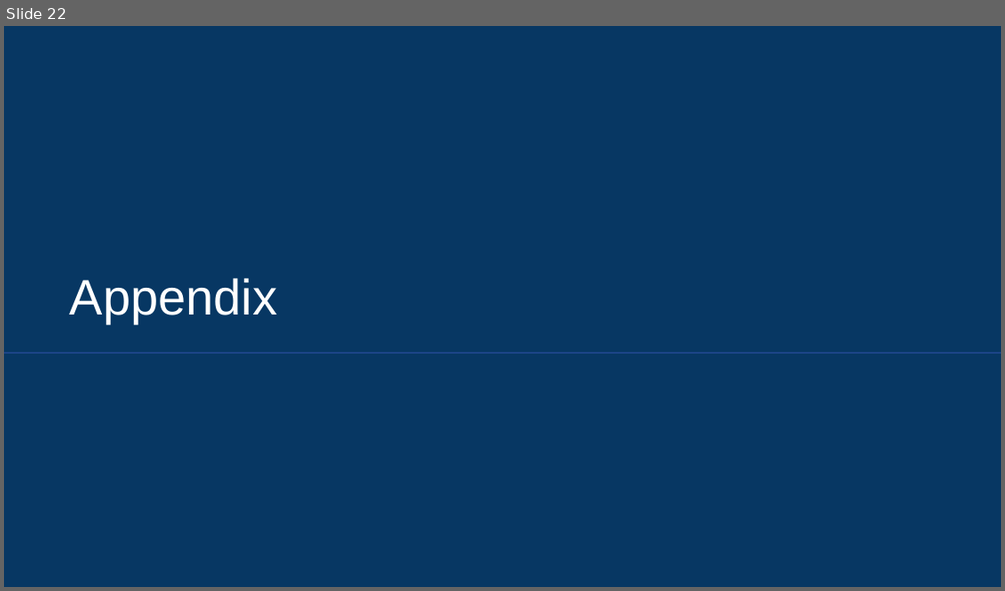
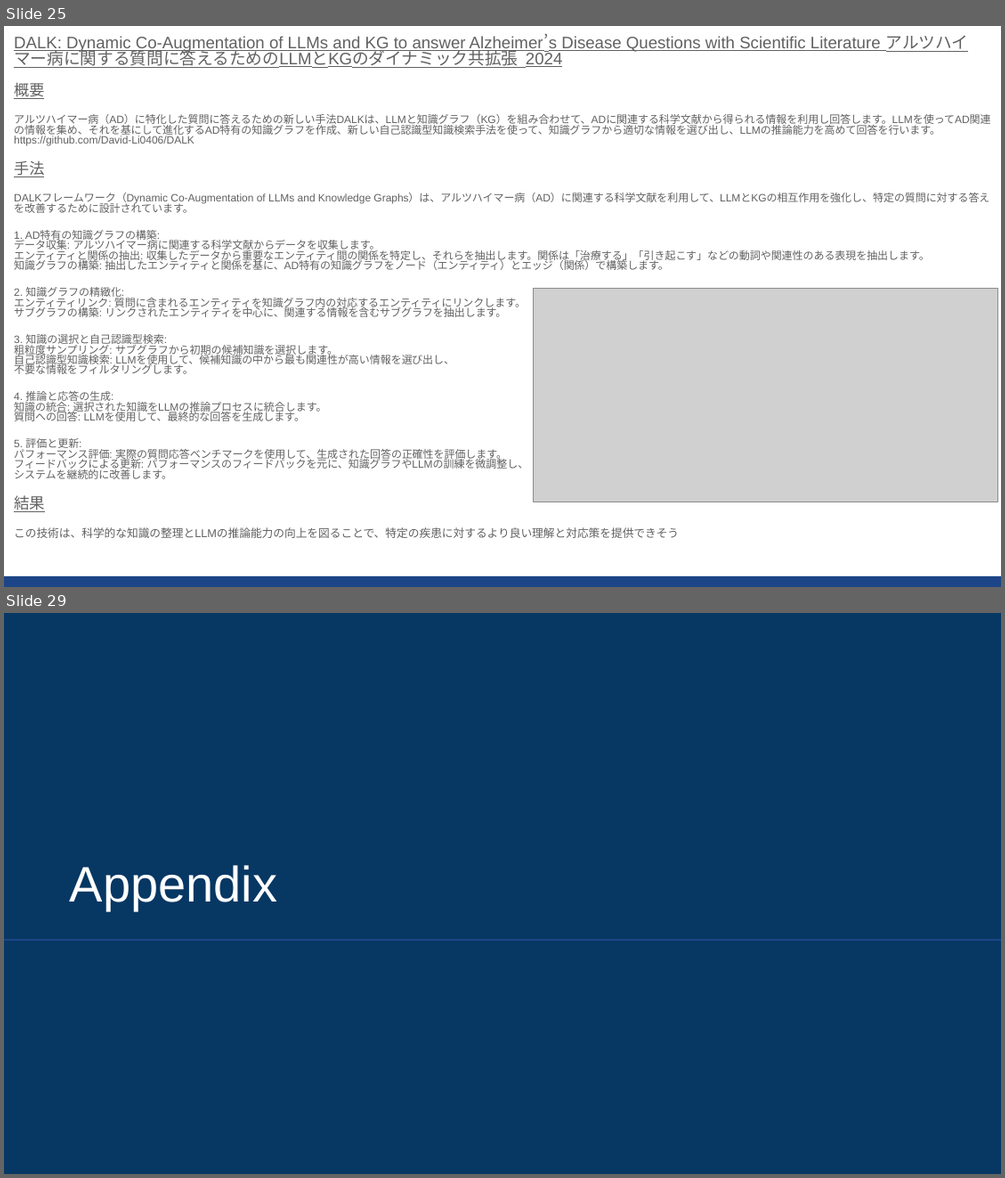
Before and after one commit to sekihan02/code_sundbox, a slide deck: 2024_LLM論文要約_5.pptx. Shown one above the other, each under a label of ours: slide 22 before the commit, slides 25 and 29 after it; the slides between them are not shown. The pictures are 1005x591 and 1005x1178 pixels, drawn with LibreOffice and Linux fonts; fonts in the diff are those of the drawing; grey boxes stand for pictures. Boxes give left, top, right and bottom in pixels: in the first picture for what was removed or moved away, otherwise in the second. Text is boxed around its words. In the diff, an @@ line names an element or a change of style, - is before the commit and + after.

```diff
--- a/2024_LLM論文要約_5.pptx
+++ b/2024_LLM論文要約_5.pptx
@@ slide 25 added at (4,26,1001,587), background #FFFFFF @@
@@ text added at (14,35,990,538), 7.6 pt, text #616161 @@
+DALK: Dynamic Co-Augmentation of LLMs and KG to answer Alzheimer’s Disease Questions with Scientific Literature アルツハイマー病に関する質問に答えるためのLLMとKGのダイナミック共拡張 2024
+概要
+アルツハイマー病（AD）に特化した質問に答えるための新しい手法DALKは、LLMと知識グラフ（KG）を組み合わせて、ADに関連する科学文献から得られる情報を利用し回答します。LLMを使ってAD関連の情報を集め、それを基にして進化するAD特有の知識グラフを作成、新しい自己認識型知識検索手法を使って、知識グラフから適切な情報を選び出し、LLMの推論能力を高めて回答を行います。
+https://github.com/David-Li0406/DALK
+手法
+DALKフレームワーク（Dynamic Co-Augmentation of LLMs and Knowledge Graphs）は、アルツハイマー病（AD）に関連する科学文献を利用して、LLMとKGの相互作用を強化し、特定の質問に対する答えを改善するために設計されています。
+1. AD特有の知識グラフの構築:
+データ収集: アルツハイマー病に関連する科学文献からデータを収集します。
+エンティティと関係の抽出: 収集したデータから重要なエンティティ間の関係を特定し、それらを抽出します。関係は「治療する」「引き起こす」などの動詞や関連性のある表現を抽出します。
+知識グラフの構築: 抽出したエンティティと関係を基に、AD特有の知識グラフをノード（エンティティ）とエッジ（関係）で構築します。
+2. 知識グラフの精緻化:
+エンティティリンク: 質問に含まれるエンティティを知識グラフ内の対応するエンティティにリンクします。
+サブグラフの構築: リンクされたエンティティを中心に、関連する情報を含むサブグラフを抽出します。
+3. 知識の選択と自己認識型検索:
+粗粒度サンプリング: サブグラフから初期の候補知識を選択します。
+自己認識型知識検索: LLMを使用して、候補知識の中から最も関連性が高い情報を選び出し、
+不要な情報をフィルタリングします。
+4. 推論と応答の生成:
+知識の統合: 選択された知識をLLMの推論プロセスに統合します。
+質問への回答: LLMを使用して、最終的な回答を生成します。
+5. 評価と更新:
+パフォーマンス評価: 実際の質問応答ベンチマークを使用して、生成された回答の正確性を評価します。
+フィードバックによる更新: パフォーマンスのフィードバックを元に、知識グラフやLLMの訓練を微調整し、
+システムを継続的に改善します。
+結果
+この技術は、科学的な知識の整理とLLMの推論能力の向上を図ることで、特定の疾患に対するより良い理解と対応策を提供できそう
@@ picture added at (533,289,997,502) @@
@@ rectangle added at (4,576,1001,587), fill #1C4587 @@
@@ what was slide 22 is now slide 29 @@
```
Also in this commit, not shown: 3 slides changed, 6 other slides added, 1 other file.
